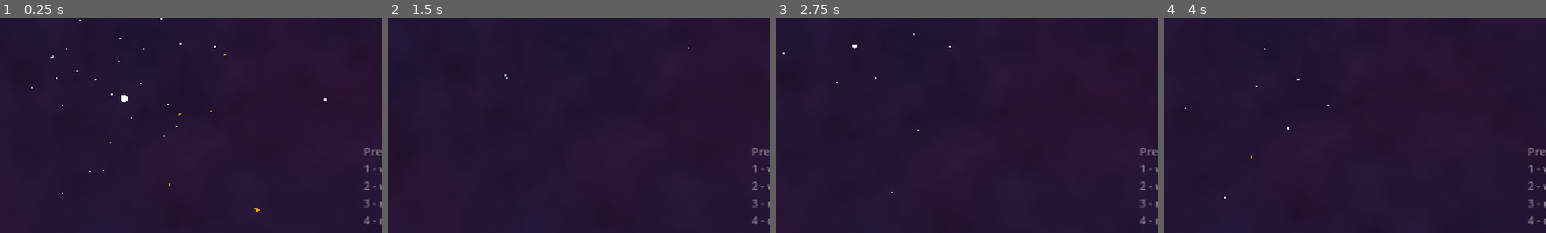
Above: before the commit, frames 1-4 (left to right).
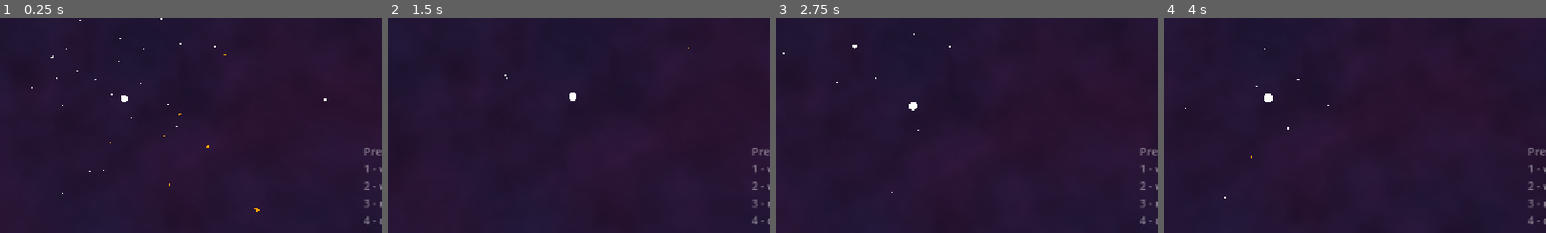
Above: after the commit, the same moments.

Repository: JohnnyEch0/embedding-test
Game: Godot game, scene res://main.tscn
Same seed, same stepped clock (60 frames per second), same inputs: the game is played once before the commit and once after it.
Inputs (mouse positions are % of the whole screen's width and height, from its top left):
- Up to frame 1 (0.25 s): no input
- Up to frame 2 (1.5 s): tap Enter at 0.5 s; move the mouse to (55, 50) at 0.52 s; hold E (next_line) 0.53-1.28 s; hold W (move_forward) from 0.53 s (still down); tap Space (move_up) at 1.25 s; move the mouse to (45, 50) at 1.27 s; tap E (next_line) at 1.35 s
- Up to frame 3 (2.75 s): keep holding W (move_forward); tap Enter at 2 s; move the mouse to (52, 48) at 2.02 s; hold E (next_line) from 2.03 s (still down)
- Up to frame 4 (4 s): keep holding W (move_forward); move the mouse to (49, 52) at 2.77 s; release E (next_line) at 2.78 s; tap E (next_line) at 2.85 s; tap Space (move_up) at 3.5 s; move the mouse to (57, 51) at 3.52 s; hold E (next_line) from 3.53 s (still down)
The pictures show only the part of the screen within x 31-81%, y 34-84%; the shares and areas given below are measured in that part.

The runs differ from the first frame. In frame 1, less than 0.1% of the frame differs, in the area x 54-56%, y 43-61%; in frame 2, less than 0.1%; in frame 3, less than 0.1%; in frame 4, less than 0.1%, in the area x 26-29%, y 35-40%.

Commit message:
Fix: Main is injecting its editor variables <show_poem/line_verse> into spheres-spawning now correctly

Diff:
--- a/godot/main.gd
+++ b/godot/main.gd
@@ -2,10 +2,13 @@
 @onready var stars_node = $"Spheres"
 
 
-var cur_line := 0
+var cur_line := []
 
 # === automation
 @export var automation := false
+@export var show_line_stars := false
+@export var show_verse_stars := false
+@export var show_poem_stars := false
 @onready var orbit: AutoOrbit = $AutoOrbit
 @onready var player: CharacterBody3D = $CharacterBody3D
 
@@ -17,7 +20,8 @@
 	stars_node.stars_rebuilt.connect(orbit.fit)
 	orbit.fit(stars_node.last_box, stars_node.last_cone)  # Spheres' _ready already ran
 	set_automation(automation)
-	stars_node.create_stars_from_data([1,2,3,4,5,6,7,8], [], true, true)
+	cur_line = [0,1,2,3,4,5,6,7]
+	_rebuild()
 	pass # Replace with function body.
 
 
@@ -53,7 +57,7 @@
 	player.manual = not on
 
 func _advance_line() -> void:
-	cur_line = wrapi(cur_line + 1, 0, stars_node.line_count())
+	cur_line = [wrapi(cur_line[0] + 1, 0, stars_node.line_count())]
 	_rebuild() # triggers stars_rebuilt -> orbit.fit
 
 func _is_user_input(event: InputEvent) -> bool:
@@ -64,11 +68,9 @@
 			return true
 	return false
 
-@export var show_line_stars := false
-@export var show_verse_stars := false
-@export var show_poem_stars := false
+
 
 
 func _rebuild() -> void:
 	print(show_poem_stars, show_line_stars, show_verse_stars)
-	stars_node.create_stars_from_data([cur_line], [], show_poem_stars, show_line_stars, show_verse_stars)
+	stars_node.create_stars_from_data(cur_line, [], show_poem_stars, show_line_stars, show_verse_stars)
--- a/godot/main.tscn
+++ b/godot/main.tscn
@@ -34,6 +34,7 @@
 script = ExtResource("1_h2yge")
 automation = true
 show_line_stars = true
+show_poem_stars = true
 
 [node name="WorldEnvironment" type="WorldEnvironment" parent="." unique_id=647563580]
 environment = SubResource("Environment_aa68f")
--- a/godot/resources/emb_star_data.gd
+++ b/godot/resources/emb_star_data.gd
@@ -7,3 +7,4 @@
 @export var material: Material
 @export var spawn_pos: Vector3
 @export var kind:StringName
+@export var hidden:=false
--- a/godot/spheres.gd
+++ b/godot/spheres.gd
@@ -12,7 +12,7 @@
 @export var radius: float = 0.5
 @export var show_lines := false
 @export var draw_lines_origin := false
-@export var show_special_stars:=true
+#@export var show_special_stars:=true
 var _lines: Array = []
 var _verses: Array = []
 var _poem: Dictionary = {}
@@ -115,8 +115,8 @@
 		for w in line.get("words", []):
 			words.append(_make_star_data(w["word"], w["embedding"]))
 		if show_line_stars and line.has("line_embedding"):
-			print("Line shown=")
-			extras.append(_make_star_data(line.get("line", "line %d" % li), line["line_embedding"], &"line"))
+			#print("Line shown=")
+			extras.append(_make_star_data(line.get("line", "line %d" % li), line["line_embedding"], &"line", show_line_stars))
 
 	if show_verse_stars:
 		for vi in _verses.size():
@@ -131,10 +131,10 @@
 						hit = true
 						break
 			if hit:
-				extras.append(_make_star_data("verse %d" % vi, v["verse_embedding"], &"verse"))
+				extras.append(_make_star_data("verse %d" % vi, v["verse_embedding"], &"verse", show_verse_stars))
 
 	if show_poem_star and _poem.has("poem_embedding"):
-		extras.append(_make_star_data(metadata.get("title", "poem"), _poem["poem_embedding"], &"poem"))
+		extras.append(_make_star_data(metadata.get("title", "poem"), _poem["poem_embedding"], &"poem", show_poem_star) )
 
 	if words.is_empty():
 		push_warning("Nothing to spawn")
@@ -143,7 +143,7 @@
 	for sd in extras:
 		_spawn_extra(sd)
 
-func _make_star_data(label: String, embedding: Array, kind := &"word") -> EmbStarData:
+func _make_star_data(label: String, embedding: Array, kind := &"word", hidden:=false) -> EmbStarData:
 	var sd := EmbStarData.new()
 	sd.label = label
 	sd.kind = kind
@@ -248,8 +248,7 @@
 	stars.append(inst)
 	register_debug(StringName(str(sd.kind) + "_stars"), inst)  # line_stars / verse_stars / poem_stars
 	register_debug(&"labels", inst.label, _set_label_range)
-	if show_special_stars:
-		inst.visible = true
+	if not sd.hidden: inst.visible = true
 
 
 func draw_lines(pairs: Array):
